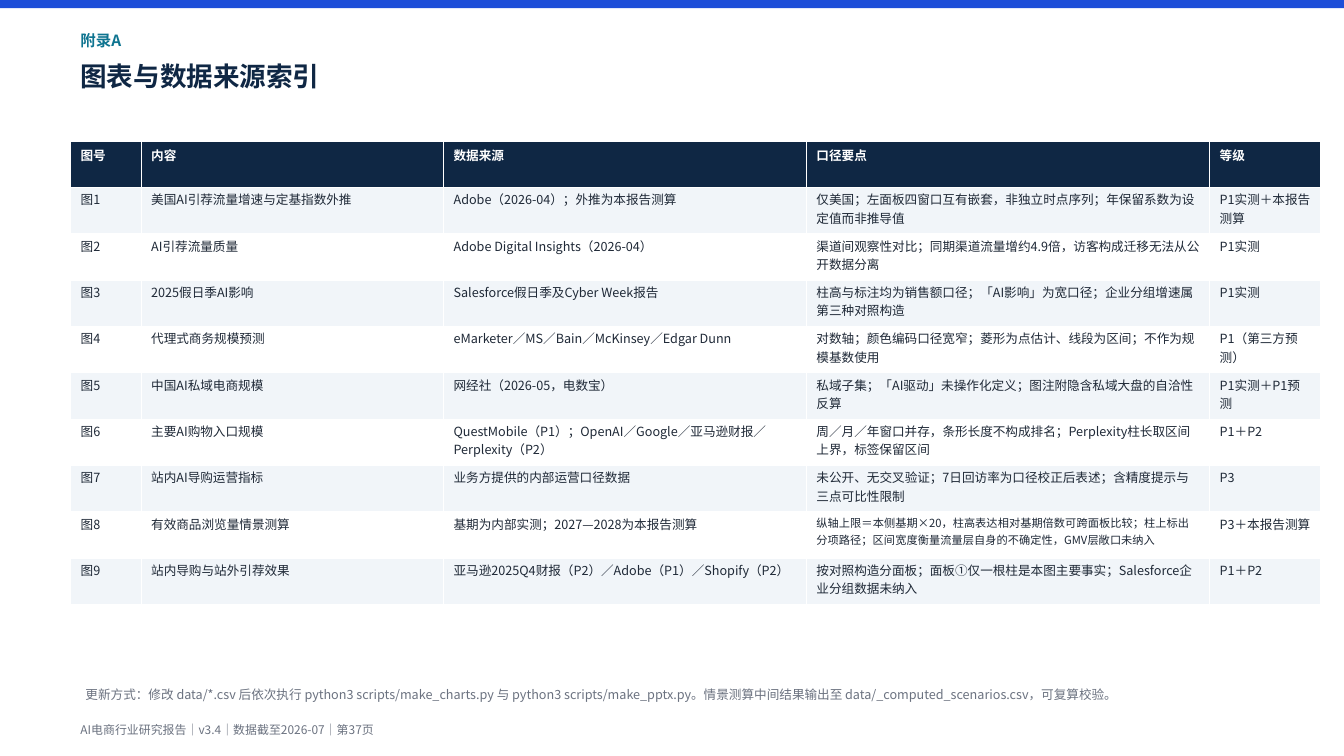
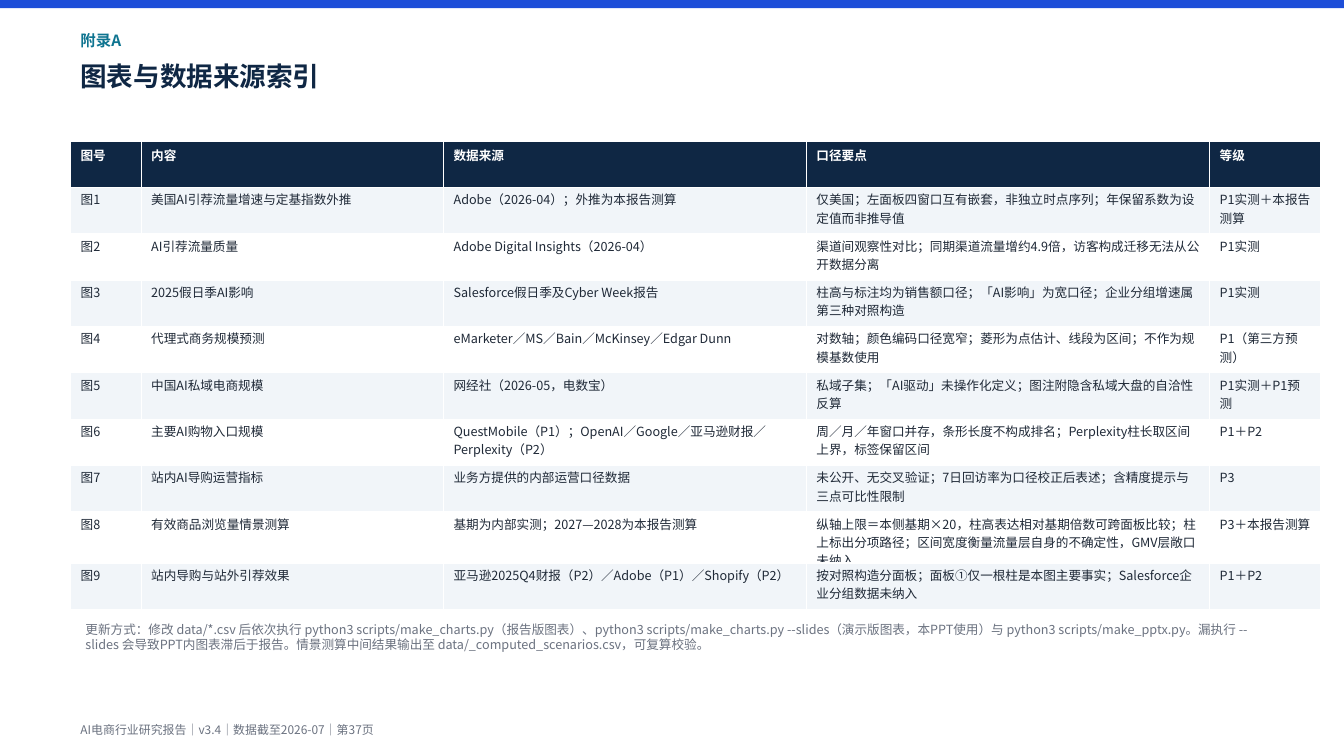
Before and after one commit to breeze2623-create/Aicommerce, a slide deck: slide 37 of report/AI电商行业研究报告.pptx. Drawn at 1344x756 pixels with LibreOffice and Linux fonts; fonts in the diff are those of the drawing. Boxes give left, top, right and bottom in pixels: in the first picture for what was removed or moved away, otherwise in the second. Text is boxed around its words. In the diff, an @@ line names an element or a change of style, - is before the commit and + after.

```diff
--- a/report/AI电商行业研究报告.pptx
+++ b/report/AI电商行业研究报告.pptx
@@ table at (x1=71, y1=141, x2=1321, y2=605) @@
@@ size 8 to 9 pt in "纵轴上限＝本侧基期×20，柱高表达相对基期倍数可跨面板比较；柱上标出分项路径；区间宽度衡量流量层自身的不确定性，GMV层 ..." @@
@@ text at (x1=85, y1=623, x2=1235, y2=652): text changed @@
-更新方式：修改 data/*.csv 后依次执行 python3 scripts/make_charts.py 与 python3 scripts/make_pptx.py。情景测算中间结果输出至 data/_computed_scenarios.csv，可复算校验。
+更新方式：修改 data/*.csv 后依次执行 python3 scripts/make_charts.py（报告版图表）、python3 scripts/make_charts.py --slides（演示版图表，本PPT使用）与 python3 scripts/make_pptx.py。漏执行 --slides 会导致PPT内图表滞后于报告。情景测算中间结果输出至 data/_computed_scenarios.csv，可复算校验。
```
Also in this commit, not shown: 16 other slides changed, 7 other files.
